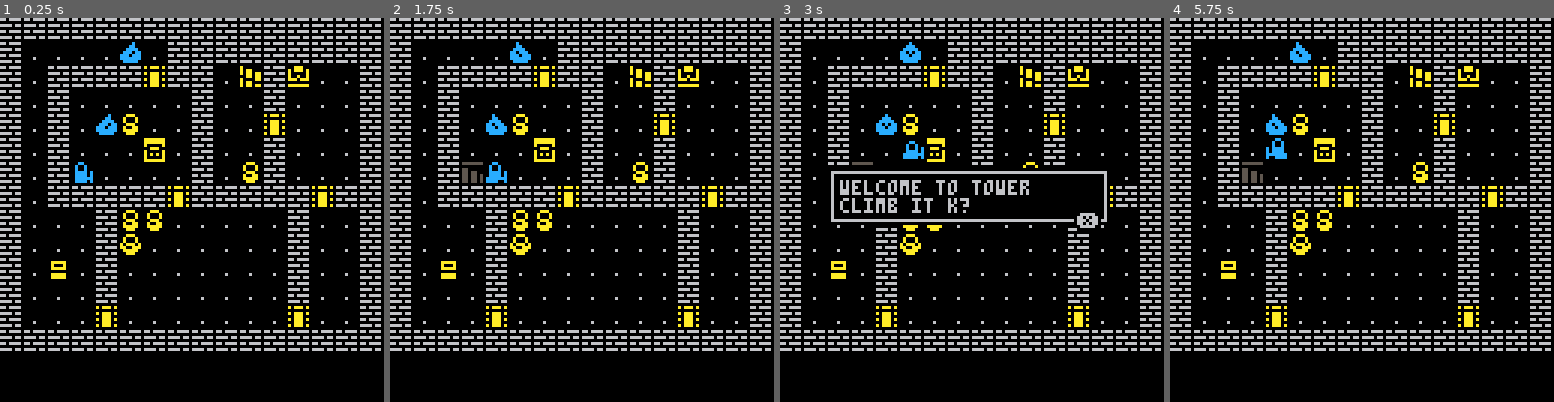
Above: before the commit, frames 1-4 (left to right).
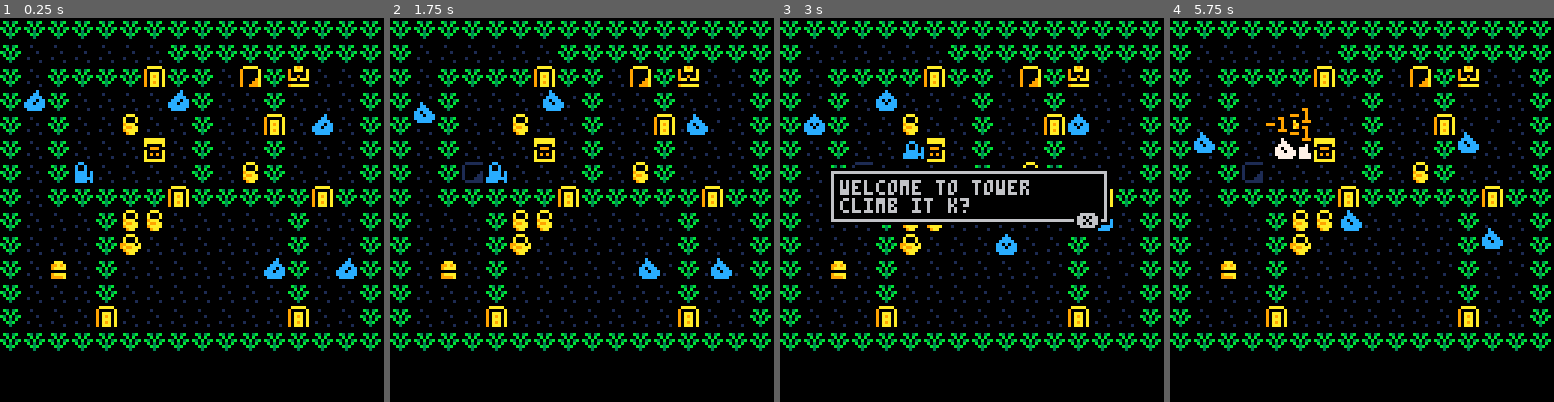
Above: after the commit, the same moments.

Repository: samanpwbb/pico-8
Game: PICO-8 cartridge testgame.p8
Same seed, same stepped clock (60 frames per second), same inputs: the game is played once before the commit and once after it.
Inputs:
- Up to frame 1 (0.25 s): no input
- Up to frame 2 (1.75 s): tap X (X key) at 0.33, 1.07 s; tap O (Z key) at 0.7, 1.7 s; hold Right from 1.6 s (still down)
- Up to frame 3 (3 s): tap X (X key) at 1.85, 2.97 s; release Right at 2.1 s; tap O (Z key) at 2.1, 2.5, 2.9 s; hold Up 2.15-2.42 s; hold Right from 2.47 s (still down)
- Up to frame 4 (5.75 s): release Right at 3.03 s; hold Left 3.08-3.58 s; tap O (Z key) every 0.4 s from 3.3 to 5.7 s; hold Down 3.63-3.97 s; hold Right 4.02-4.68 s; tap X (X key) at 4.08, 5.2 s; hold Up 4.73-5.03 s; hold Left 5.08-5.68 s; hold Down from 5.73 s (still down)

The runs differ from the first frame. In frame 1, 28% of the frame differs, in the area x 0-100%, y 0-87%; in frame 2, 28%; in frame 3, 24%; in frame 4, 29%.

Commit message:
tutorial 12 & 13

Diff:
--- a/testgame.p8
+++ b/testgame.p8
@@ -8,11 +8,9 @@
  diry={0,0,-1,1,-1,1,1,-1}
 
  mob_ani={240,192}
- mob_atk={  1,  1}
- mob_hp ={  5,  2}
-
-	_upd=update_game
-	_drw=draw_game
+ mob_atk={1,1}
+ mob_hp ={5,2}
+
 	startgame()
 end
 
@@ -31,15 +29,26 @@
  buttbuff=-1
 
  mob={}
+ dmob={}
  p_mob=addmob(1,3,6)
- addmob(2,4,4)
- addmob(2,5,1)
+
+ for x=0,15 do
+  for y=0,15 do
+   if mget(x,y)==3 then
+    addmob(2,x,y)
+   end
+  end
+ end
 
  p_t=0
 
  wind={}
  float={}
  talkwind=nil
+
+	_upd=update_game
+	_drw=draw_game
+
 end
 -->8
 --updates
@@ -64,10 +73,32 @@
 
  if p_t==1 then
  	_upd=update_game
- end
-end
-
-function update_gameover()
+ 	if checkend() then
+  	doai()
+ 	end
+ end
+end
+
+function update_aiturn()
+ dobuttbuff()
+ p_t=min(p_t+0.2,1)
+ for m in all(mob) do
+  if m!=p_mob and m.mov then
+   if m.mov then
+   	m.mov(m,p_t)
+   end
+  end
+ end
+ if p_t==1 then
+ 	_upd=update_game
+  checkend()
+ end
+end
+
+function update_gover()
+ if btnp(❎) then
+  startgame()
+ end
 end
 
 function dobuttbuff()
@@ -94,15 +125,25 @@
 -->8
 --draw
 function draw_game()
+ printh(alt)
  cls(0)
  map()
+ for m in all(dmob) do
+  if sin(time()*8)>0 then
+   drawmob(m)
+  end
+  m.dur-=1
+  if m.dur<=0 then
+   del(dmob,m)
+  end
+ end
+
+ drawmob(p_mob)
+
  for m in all(mob) do
-  local col=12
-  if m.flash>0 then
-   m.flash-=1
-   col=7
-  end
-  drawspr(getframe(m.ani),m.x*8+m.ox,m.y*8+m.oy,col,m.flp)
+  if m!=p_mob then
+   drawmob(m)
+  end
  end
 
  for f in all(float) do
@@ -110,7 +151,18 @@
  end
 end
 
-function draw_gameover()
+function drawmob(m)
+ local col=12
+ if m.flash>0 then
+  m.flash-=1
+  col=7
+ end
+ drawspr(getframe(m.ani),m.x*8+m.ox,m.y*8+m.oy,col,m.flp)
+end
+
+function draw_gover()
+ cls(3)
+ print("you died",50,50,7)
 end
 -->8
 --tools
@@ -137,6 +189,11 @@
  end
  print(_t,_x,_y,_c)
 end
+
+function dist(fx,fy,tx,ty)
+ return sqrt((fx-tx)^2+(fy-ty)^2)
+end
+
 -->8
 --gameplay
 
@@ -225,9 +282,21 @@
  defm.flash=10
 
  addfloat("-"..dmg,defm.x*8,defm.y*8,9)
+
  if defm.hp<=0 then
+  defm.dur=15
+  add(dmob,defm)
   del(mob,defm)
  end
+end
+
+function checkend()
+ if p_mob.hp<=0 then
+  _upd=update_gover
+  _drw=draw_gover
+  return false
+ end
+ return true
 end
 -->8
 --ui
@@ -310,8 +379,7 @@
   flash=0,
   hp=mob_hp[typ],
   hpmax=mob_hp[typ],
-  atk=mob_atk[typ],
-
+  atk=mob_atk[typ]
  }
 
  for i=0,3 do
@@ -361,14 +429,44 @@
  mb.oy=mb.soy*tme
 end
 
+function doai()
+ for m in all(mob) do
+  if m!=p_mob then
+   m.mov=nil
+   if dist(m.x,m.y,p_mob.x,p_mob.y)==1 then
+    --attack
+    dx,dy=p_mob.x-m.x,p_mob.y-m.y
+    mobbump(m,dx,dy)
+    hitmob(m,p_mob)
+    sfx(57)
+   else
+    --move
+    local bdst,bx,by=999,0,0
+    for i=1,4 do
+     local dx,dy=dirx[i],diry[i]
+     local tx,ty=m.x+dx,m.y+dy
+     if iswalkable(tx,ty,"checkmobs") then
+    	 local dst=dist(tx,ty,p_mob.x,p_mob.y)
+ 	    if dst<bdst then
+   	   bdst,bx,by=dst,dx,dy
+	     end
+     end
+    end
+    mobwalk(m,bx,by)
+    _upd=update_aiturn
+    p_t=0
+   end
+  end
+ end
+end
 __gfx__
-000000000000000066066660000000000000000000000000aaaaaaa000aaa00000aaa00000000000000000000000000000aaa000a0aaa0a0a000000055555550
-000000000000000000000000000000000000000000000000aaaaaaa00a000a000a000a00066666000aaaaa0066666660a0aaa0a000000000a0aa000000000000
-007007000000000066660660000000000000000000000000a00000a00a000a000a000a00060006000a000a0060000060a00000a0a0aaa0a0a0aa0aa055000000
-00077000000000000000000000000000000000000000000000aaa00000aaa000a0aaa0a0066666000aaaaa0060000060a00a00a000aaa00000aa0aa055055000
-000770000000000066066660000000000000000000000000a00000a00a00aa00aa00aaa0000000000000000066666660aaa0aaa0a0aaa0a0a0000aa055055050
-007007000006000000000000000000000000000000000000a0a0a0a00aaaaa000aaaaa00066666000aaaaa00000000000000000000aaa000a0aa000055055050
-000000000000000066660660000000000000000000000000a00000a000aaa00000aaa000066666000aaaaa0066666660aaaaaaa0a0aaa0a0a0aa0aa055055050
+000000000000000000000000000000000000000000000000aaaaaaa000aaa00000aaa00000000000000000000000000000a9a0000aaaaa000aaaaa0001111110
+00000000001000000b303b00010000000000000000000000aaaaaaa00a000a000a000a000666660000aaa0006666666090aaa0a0900000a0900000a010000000
+007007000000000000b0b000000001000000000000000000a00000a00a000a000a000a0006000600099a9a0060000060900000a090aaa0a0900000a010000000
+0007700000001000b30b03b00000000000000000000000000099900009aaa00099aaa0a00666660009aaaa0060000060900900a090a9a0a0900000a010000010
+00077000000000000b030b00000000000000000000000000a00000a00a99aa009a99aaa00000000000000000666666609aa0aaa090aaa0a0900009a010000110
+007007000100000000b3b000000100000000000000000000a09090a009aaaa0009aaaa000666660009aaaa00000000000000000090a9a0a0900099a010001110
+000000000000010000030000000000000000000000000000a00000a0009aa000009aa0000666660009999a00666666609aaaaaa090aaa0a0900999a001111110
 000000000000000000000000000000000000000000000000aaaaaaa0000000000000000000000000000000000000000000000000000000000000000000000000
 00000000000000000000000000000000000000000000000000000000000000000000000000000000000000000000000000000000000000000000000000000000
 00000000000000000000000000000000000000000000000000000000000000000000000000000000000000000000000000000000000000000000000000000000
@@ -496,14 +594,14 @@
 0202020202020202020202020202020200000000000000000000000000000000000000000000000000000000000000000000000000000000000000000000000000000000000000000000000000000000000000000000000000000000000000000000000000000000000000000000000000000000000000000000000000000000
 0201010101010102020202020202020200000000000000000000000000000000000000000000000000000000000000000000000000000000000000000000000000000000000000000000000000000000000000000000000000000000000000000000000000000000000000000000000000000000000000000000000000000000
 0201020202020d0202010e020c01010200000000000000000000000000000000000000000000000000000000000000000000000000000000000000000000000000000000000000000000000000000000000000000000000000000000000000000000000000000000000000000000000000000000000000000000000000000000
-0201020101010101020101020101010200000000000000000000000000000000000000000000000000000000000000000000000000000000000000000000000000000000000000000000000000000000000000000000000000000000000000000000000000000000000000000000000000000000000000000000000000000000
-02010201010701010201010d0101010200000000000000000000000000000000000000000000000000000000000000000000000000000000000000000000000000000000000000000000000000000000000000000000000000000000000000000000000000000000000000000000000000000000000000000000000000000000
+0203020101010103020101020101010200000000000000000000000000000000000000000000000000000000000000000000000000000000000000000000000000000000000000000000000000000000000000000000000000000000000000000000000000000000000000000000000000000000000000000000000000000000
+02010201010701010201010d0103010200000000000000000000000000000000000000000000000000000000000000000000000000000000000000000000000000000000000000000000000000000000000000000000000000000000000000000000000000000000000000000000000000000000000000000000000000000000
 0201020101010601020101020101010200000000000000000000000000000000000000000000000000000000000000000000000000000000000000000000000000000000000000000000000000000000000000000000000000000000000000000000000000000000000000000000000000000000000000000000000000000000
 0201020f01010101020107020101010200000000000000000000000000000000000000000000000000000000000000000000000000000000000000000000000000000000000000000000000000000000000000000000000000000000000000000000000000000000000000000000000000000000000000000000000000000000
 020102020202020d02020202020d020200000000000000000000000000000000000000000000000000000000000000000000000000000000000000000000000000000000000000000000000000000000000000000000000000000000000000000000000000000000000000000000000000000000000000000000000000000000
 0201010102070701010101010201010200000000000000000000000000000000000000000000000000000000000000000000000000000000000000000000000000000000000000000000000000000000000000000000000000000000000000000000000000000000000000000000000000000000000000000000000000000000
 0201010102080101010101010201010200000000000000000000000000000000000000000000000000000000000000000000000000000000000000000000000000000000000000000000000000000000000000000000000000000000000000000000000000000000000000000000000000000000000000000000000000000000
-02010a0102010101010101010201010200000000000000000000000000000000000000000000000000000000000000000000000000000000000000000000000000000000000000000000000000000000000000000000000000000000000000000000000000000000000000000000000000000000000000000000000000000000
+02010a0102010101010101030201030200000000000000000000000000000000000000000000000000000000000000000000000000000000000000000000000000000000000000000000000000000000000000000000000000000000000000000000000000000000000000000000000000000000000000000000000000000000
 0201010102010101010101010201010200000000000000000000000000000000000000000000000000000000000000000000000000000000000000000000000000000000000000000000000000000000000000000000000000000000000000000000000000000000000000000000000000000000000000000000000000000000
 020101010d010101010101010d01010200000000000000000000000000000000000000000000000000000000000000000000000000000000000000000000000000000000000000000000000000000000000000000000000000000000000000000000000000000000000000000000000000000000000000000000000000000000
 0202020202020202020202020202020200000000000000000000000000000000000000000000000000000000000000000000000000000000000000000000000000000000000000000000000000000000000000000000000000000000000000000000000000000000000000000000000000000000000000000000000000000000
